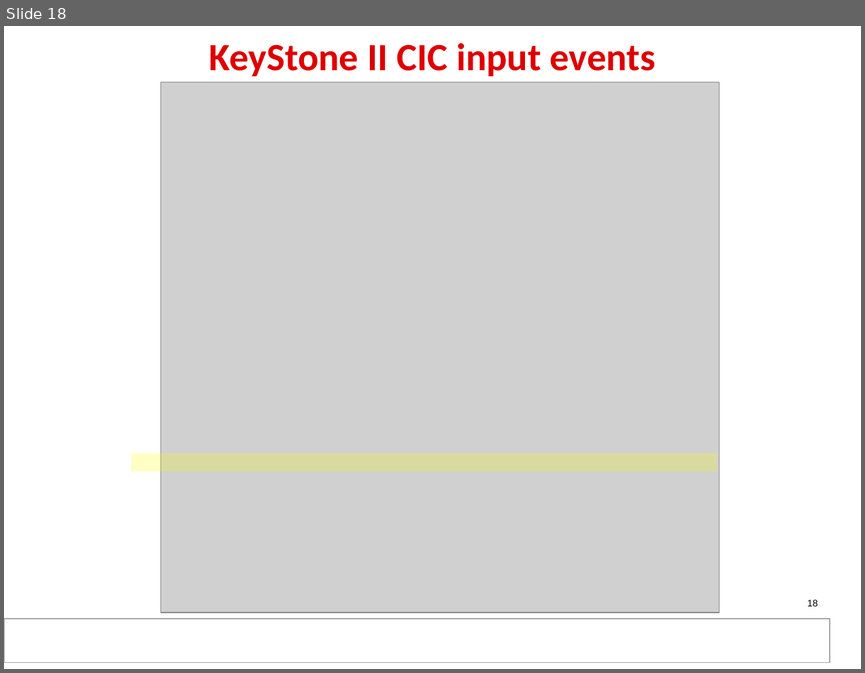
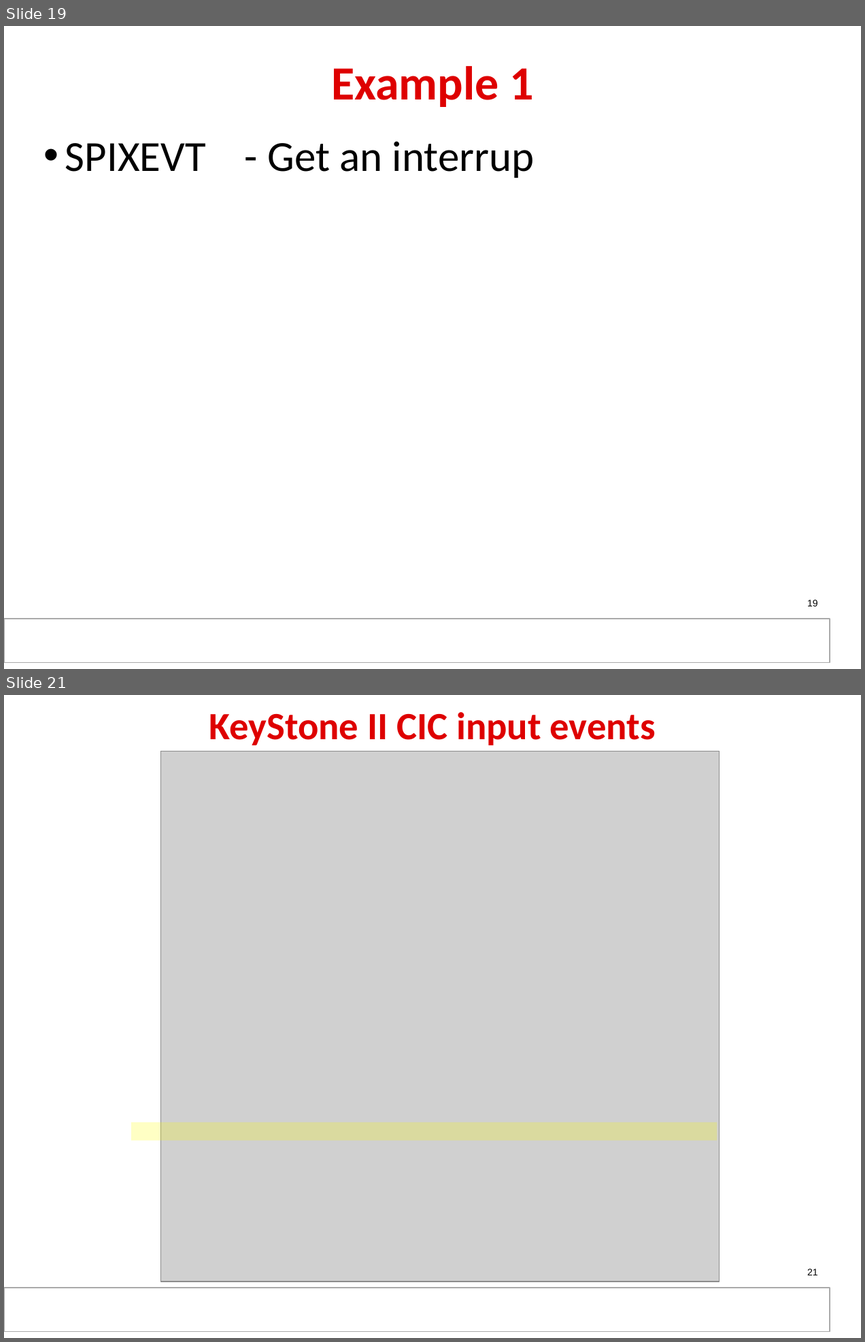
Before and after one commit to hari1989/keystone-workshop, a slide deck: slides/KeyStone_Interrupts.pptx. Shown one above the other, each under a label of ours: slide 18 before the commit, slides 19 and 21 after it; the slides between them are not shown. The pictures are 865x673 and 865x1342 pixels, drawn with LibreOffice and Linux fonts; fonts in the diff are those of the drawing; grey boxes stand for pictures; background and template pictures are left out. Boxes give left, top, right and bottom in pixels: in the first picture for what was removed or moved away, otherwise in the second. Text is boxed around its words. In the diff, an @@ line names an element or a change of style, - is before the commit and + after.

```diff
--- a/slides/KeyStone_Interrupts.pptx
+++ b/slides/KeyStone_Interrupts.pptx
@@ slide 19 added at (4, 26, 861, 669), background #FFFFFF; not listed: 2 template elements that a slide beside it also shows @@
@@ title added at (331, 66, 533, 107), 40 pt, text #DE0000, bold @@
+Example 1
@@ text added at (65, 141, 534, 178), 36 pt, text #000000 @@
+• SPIXEVT - Get an interrup
@@ page number added at (807, 599, 818, 606), 8 pt, text #000000 @@
+19
@@ what was slide 18 is now slide 21 @@
@@ page number at (807, 1268, 818, 1275): text changed @@
-18
+21
```
Also in this commit, not shown: 6 slides changed, 4 other slides added, 3 slides removed.
